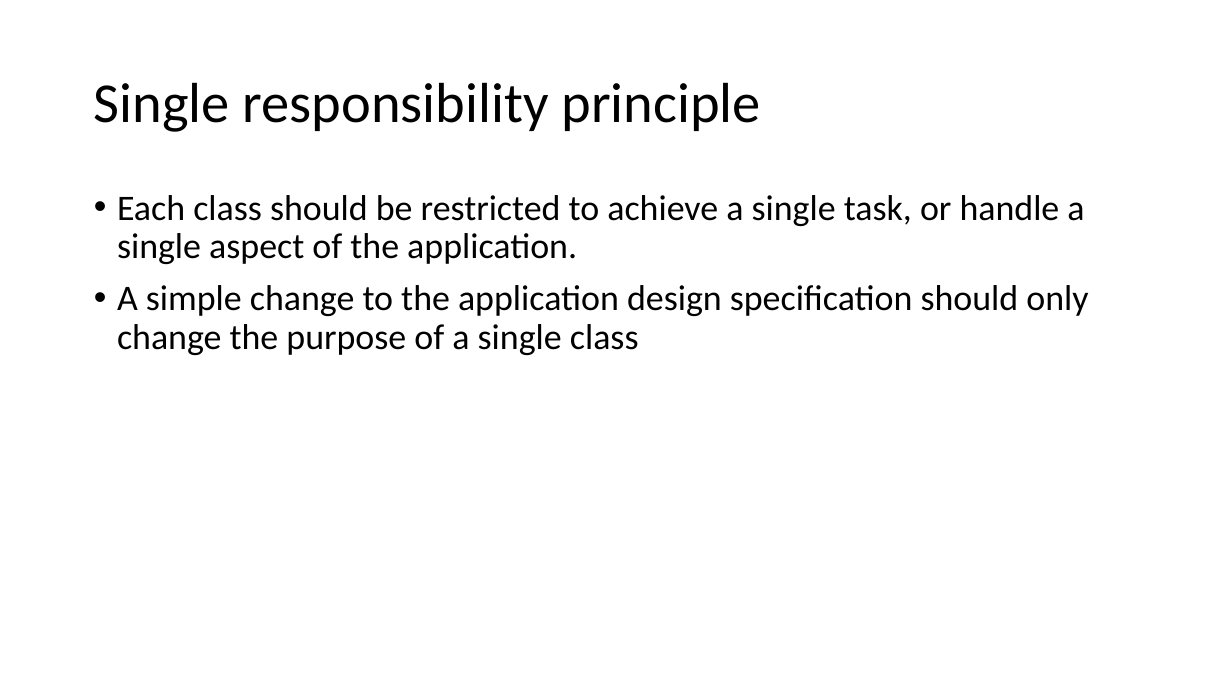
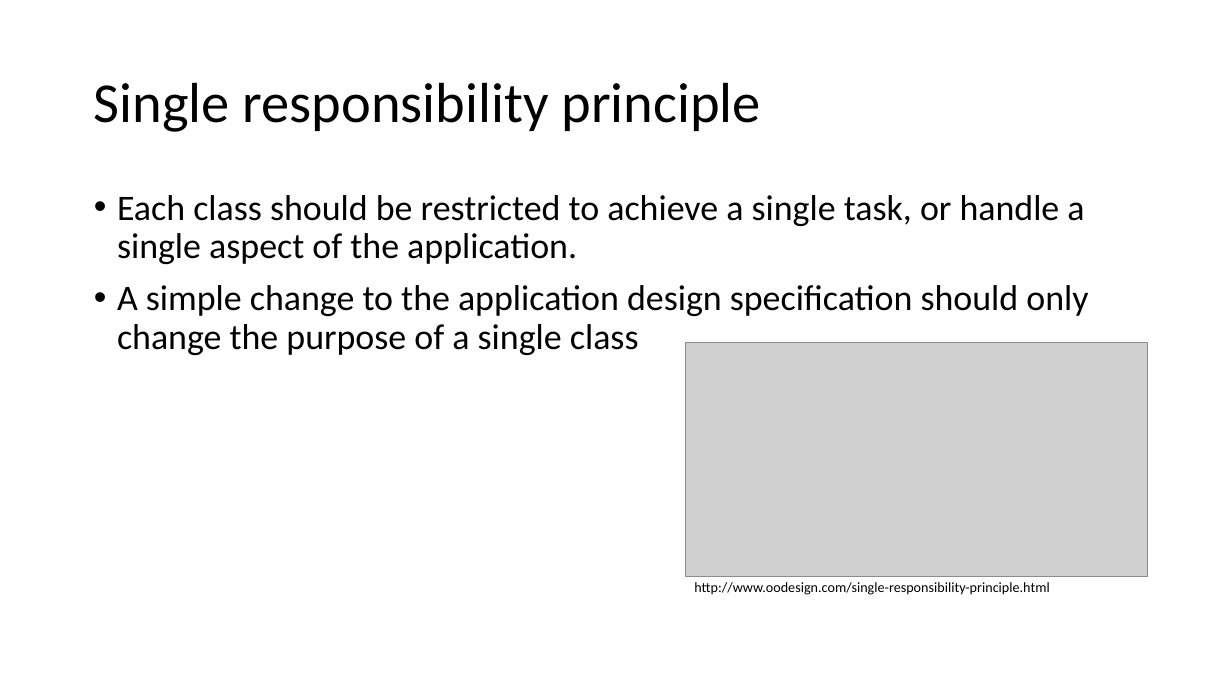
Before and after one commit to ncguy2/MOD003263, a slide deck: slide 2 of docs/Binaries/SO (Object-oriented design).pptx. Drawn at 1232x693 pixels with LibreOffice and Linux fonts; fonts in the diff are those of the drawing; grey boxes stand for pictures. Boxes give left, top, right and bottom in pixels: in the first picture for what was removed or moved away, otherwise in the second. Text is boxed around its words. In the diff, an @@ line names an element or a change of style, - is before the commit and + after.

```diff
--- a/docs/Binaries/SO (Object-oriented design).pptx
+++ b/docs/Binaries/SO (Object-oriented design).pptx
@@ picture added at (x1=686, y1=343, x2=1148, y2=577) @@
@@ text added at (x1=694, y1=582, x2=1049, y2=595), 11 pt, text #000000 @@
+http://www.oodesign.com/single-responsibility-principle.html
```
Also in this commit, not shown: 1 other slide changed, 3 slides removed, 2 other files.
